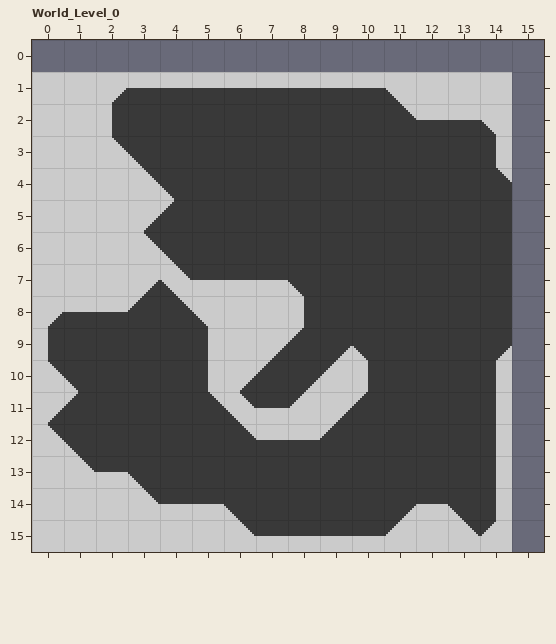
A LDtk project gets an edit: assets/map/map.ldtk. Above: the version before the commit.
Cells are 16x16 px. Shown: World_Level_0 x 0..15, y 0..15.
Now the later version:
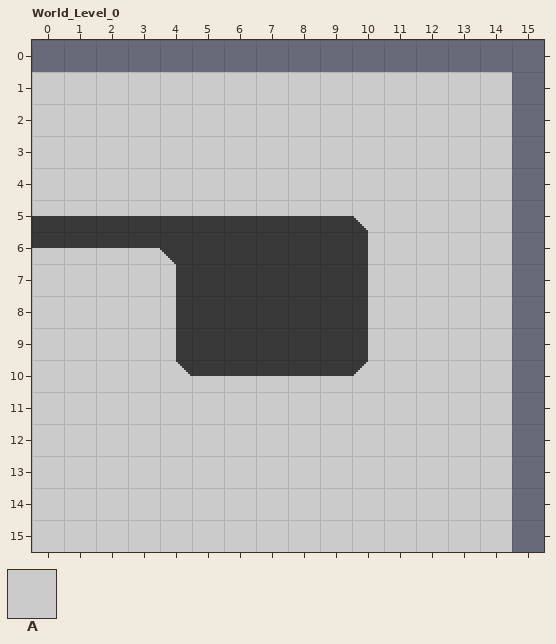
Key: from "Water": A 1.
_ is an empty cell.
Difference:
Layer "Water":
y 1: x 3..11 _________ -> AAAAAAAAA
y 2: x 3..14 ____________ -> AAAAAAAAAAAA
y 3: x 4..14 ___________ -> AAAAAAAAAAA
y 4: x 5..14 __________ -> AAAAAAAAAA
y 5: x 0..3 AAAA -> ____; x 11..14 ____ -> AAAA
y 6: x 11..14 ____ -> AAAA
y 7: x 4..8 _AAAA -> A____; x 11..14 ____ -> AAAA
y 8: x 1..4 ____ -> AAAA; x 6..8 AAA -> ___; x 11..14 ____ -> AAAA
y 9: x 1..4 ____ -> AAAA; x 6..7 AA -> __; x 10..14 A____ -> _AAAA
y 10: x 2..5 ____ -> AAAA; x 7..8 __ -> AA; x 11..14 ____ -> AAAA
y 11: x 1..6 ______ -> AAAAAA; x 10..14 _____ -> AAAAA
y 12: x 2..14 _____________ -> AAAAAAAAAAAAA
y 13: x 4..14 ___________ -> AAAAAAAAAAA
y 14: x 7..11 _____ -> AAAAA; x 14 _ -> A
